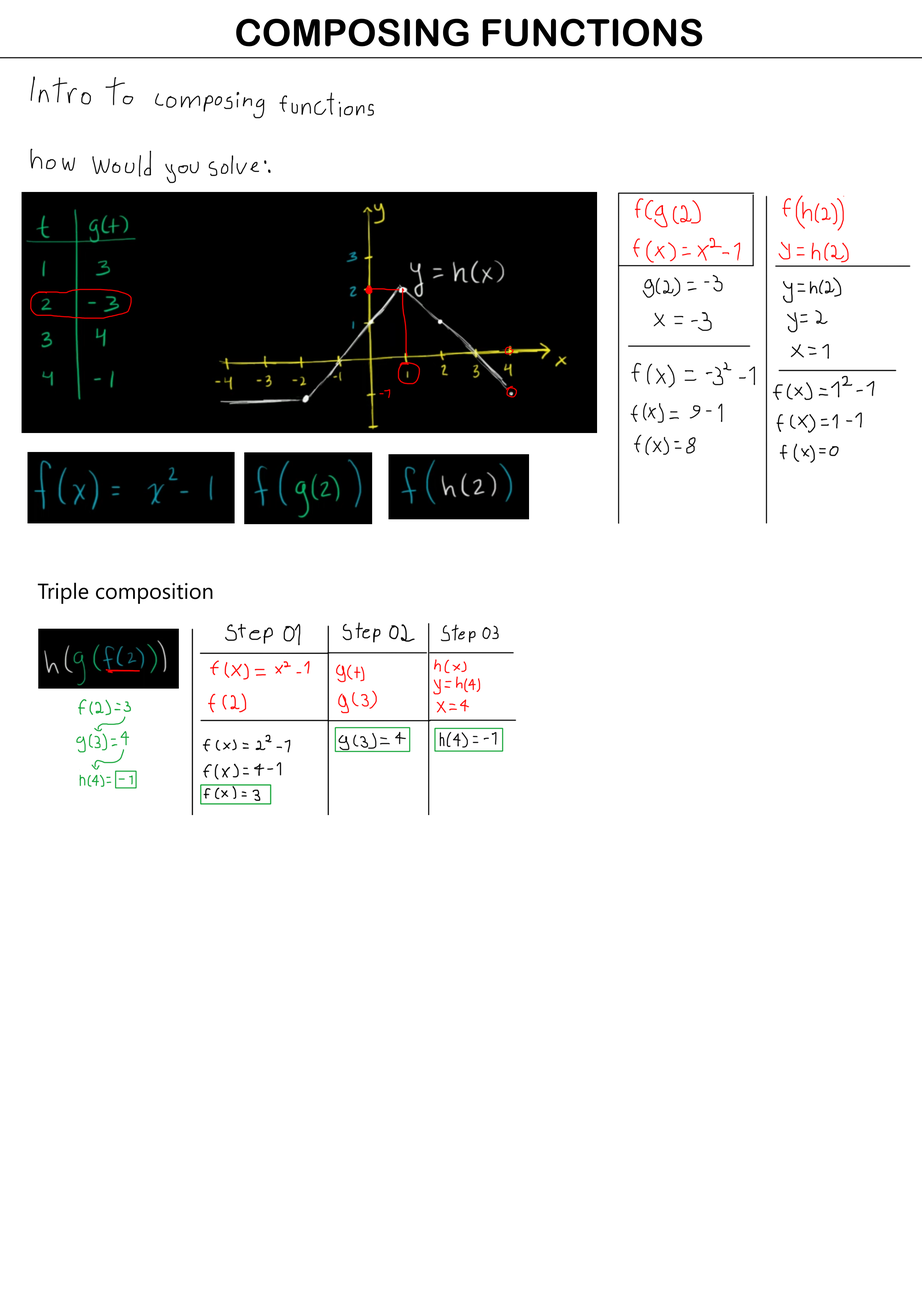
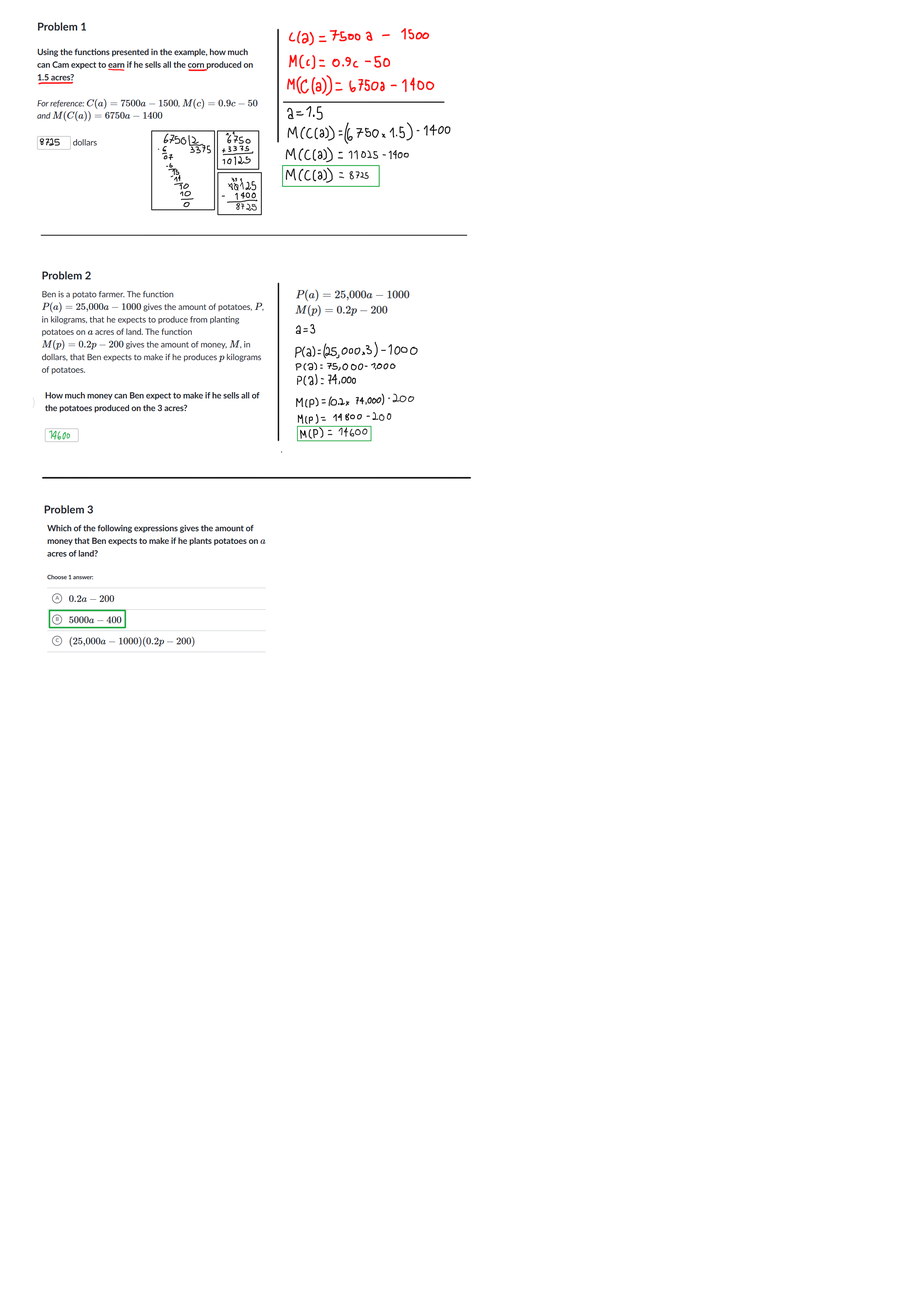
Before/after of a 922x1305 layered artwork. What changed in the layer stack:
added layer "Paint Layer 7 (pasted)" above "Paint Layer 6" over [34, 469, 320, 661]
added layer "Paint Layer 6" above "Composing Functions" over [27, 476, 477, 500]
added layer "Paint Layer 7 (pasted) Merged" (1st of 2, in "Composing Functions") in group "Composing Functions" over [21, 166, 524, 500]
added layer "Paint Layer 7 (pasted) Merged" (2nd of 2, in "Composing Functions") in group "Composing Functions" over [0, 18, 453, 262]
hid "Vector Layer 6 Merged" over [0, 18, 922, 815]
